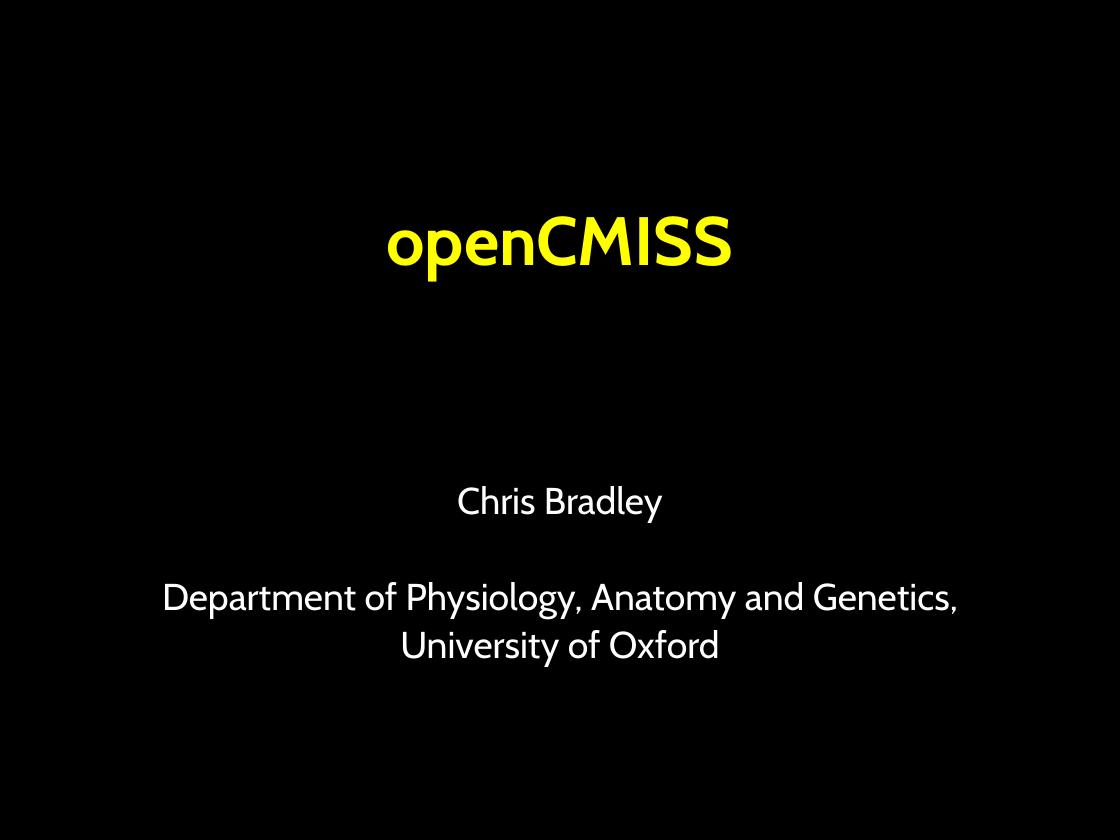
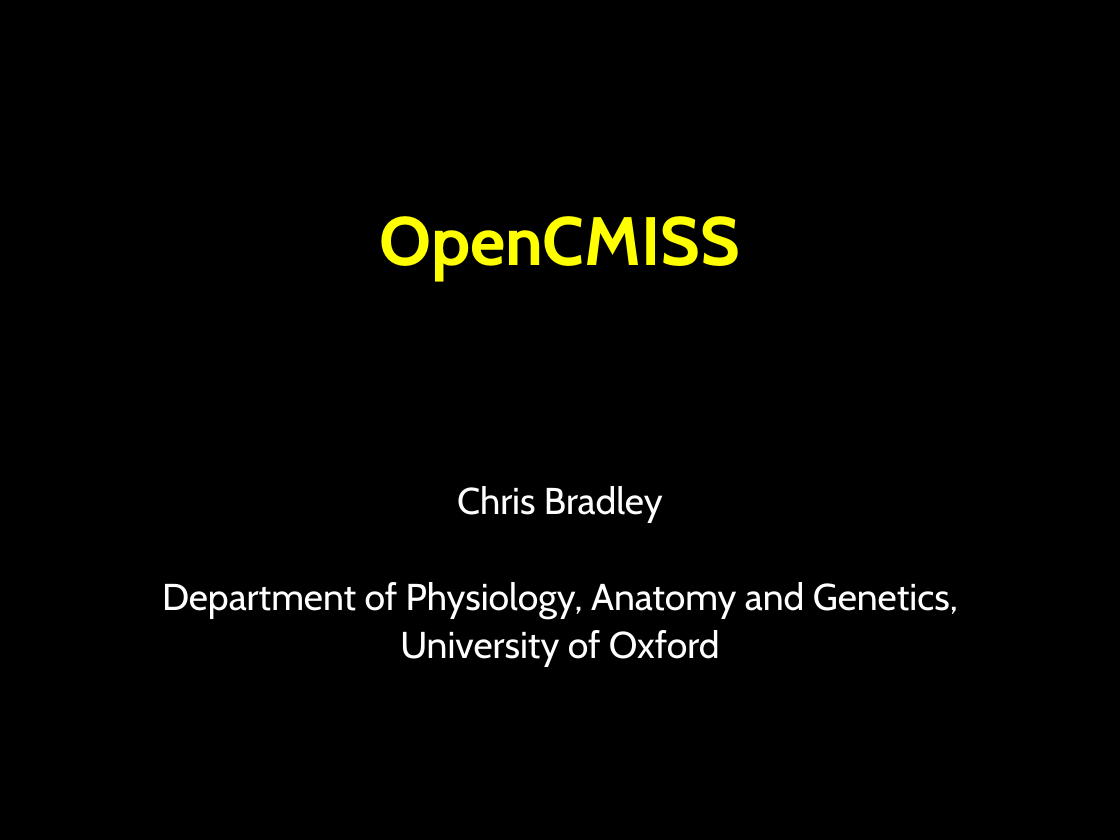
Before and after one commit to OpenCMISS/cm, a slide deck: slide 1 of doc/openCMISS.pptx. Drawn at 1120x840 pixels with LibreOffice and Linux fonts; fonts in the diff are those of the drawing. Boxes give left, top, right and bottom in pixels: in the first picture for what was removed or moved away, otherwise in the second. Text is boxed around its words. In the diff, an @@ line names an element or a change of style, - is before the commit and + after.

```diff
--- a/doc/openCMISS.pptx
+++ b/doc/openCMISS.pptx
@@ title at (x1=380, y1=216, x2=740, y2=281): text changed @@
-openCMISS
+OpenCMISS
```
Also in this commit, not shown: 11 other slides changed, 1 other file.
